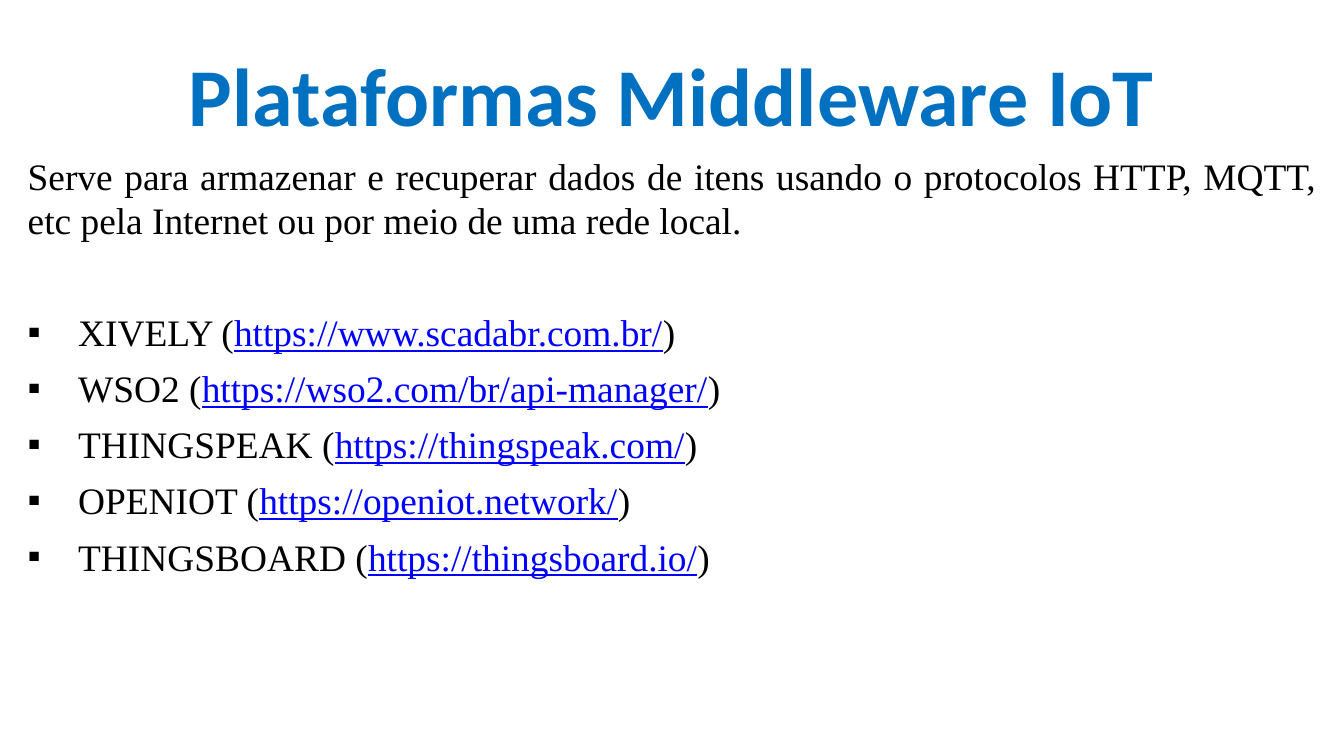
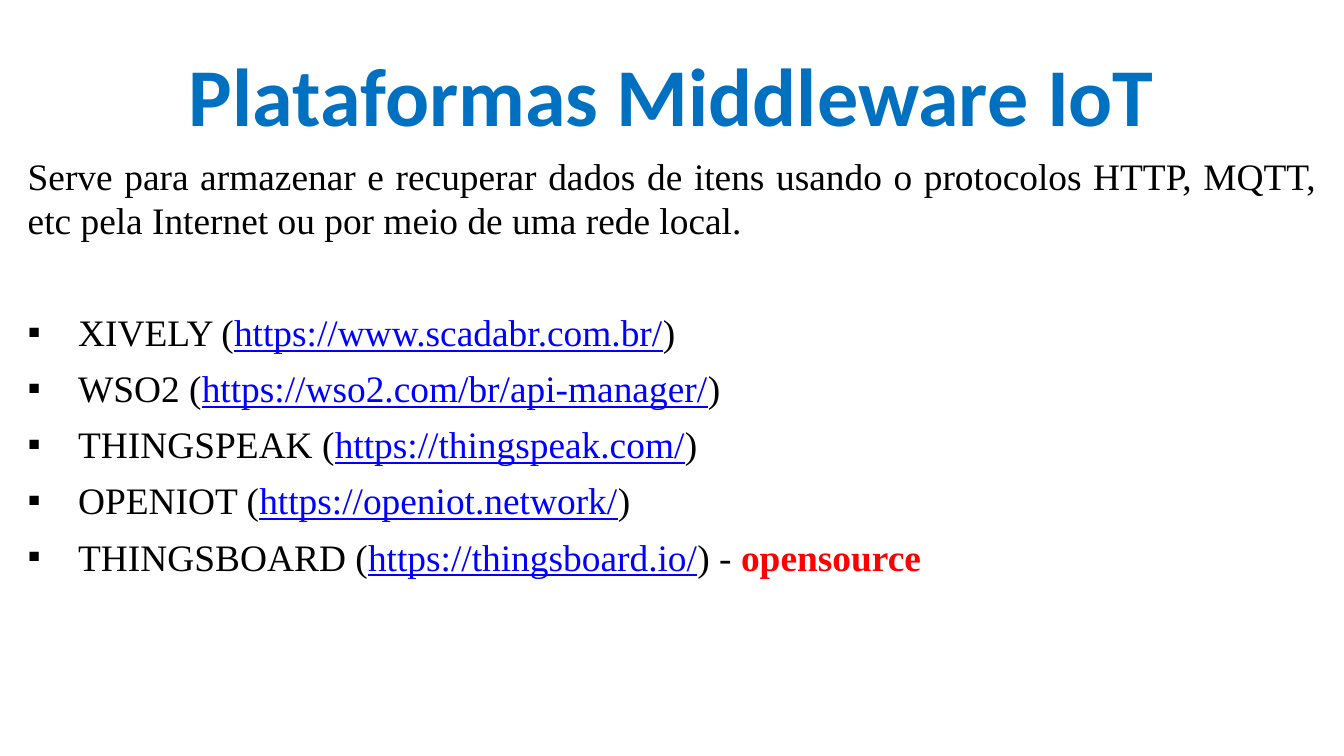
Before and after one commit to CloudEducationBrazil/WydenArea1AplicacaoCloudIndustria40Python, a slide deck: slide 21 of 01 Classes/Aula 02 - Aplicação Cloud Indústria 40 Python IoT Midlleware e Protocolos de Rede.pptx. Drawn at 1344x756 pixels with LibreOffice and Linux fonts; fonts in the diff are those of the drawing; background and template pictures are left out. Boxes give left, top, right and bottom in pixels: in the first picture for what was removed or moved away, otherwise in the second. Text is boxed around its words. In the diff, an @@ line names an element or a change of style, - is before the commit and + after.

```diff
--- a/01 Classes/Aula 02 - Aplicação Cloud Indústria 40 Python IoT Midlleware e Protocolos de Rede.pptx
+++ b/01 Classes/Aula 02 - Aplicação Cloud Indústria 40 Python IoT Midlleware e Protocolos de Rede.pptx
@@ text at [78, 545, 921, 578]: text changed @@
-▪ THINGSBOARD (https://thingsboard.io/)
+▪ THINGSBOARD (https://thingsboard.io/) - opensource
```
Also in this commit, not shown: 3 other slides changed.
